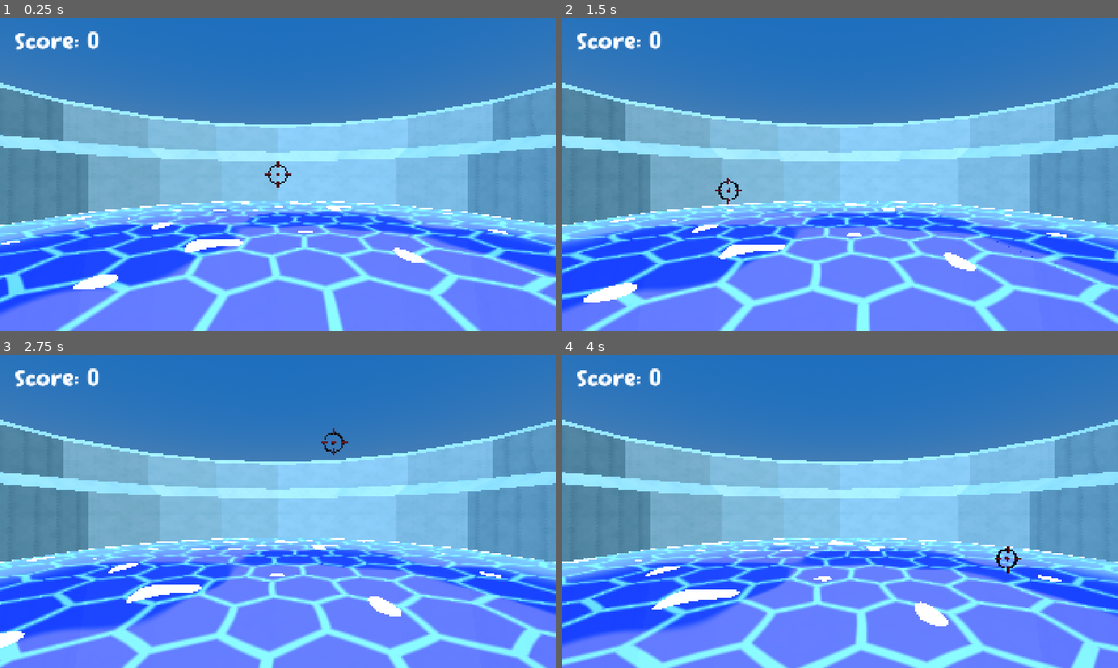
Above: before the commit, frames 1-4 (two rows, left to right).
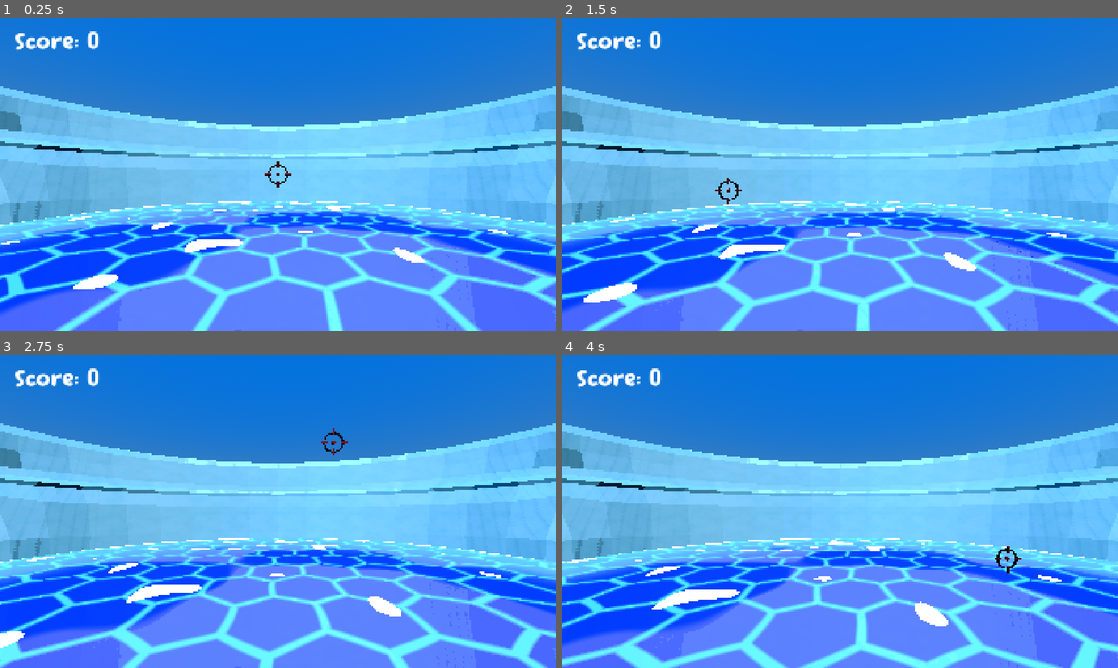
Above: after the commit, the same moments.

Repository: ashermemon/haven
Game: Godot game, scene res://game.tscn
Two runs of this game, one before a commit and one after it. Both use one fixed random seed, a clock stepped at 60 frames per second and the inputs below.
Inputs (mouse positions are in pixels of both pictures, inside the frame that each line leads up to):
- Up to frame 1 (0.25 s): no input
- Up to frame 2 (1.5 s): move the mouse to (962, 158) at 0.52 s; press the mouse at (962, 158) at 0.53 s; move the mouse to (728, 190) at 1.27 s; release the mouse at (728, 190) at 1.28 s; click (728, 190) at 1.35 s
- Up to frame 3 (2.75 s): move the mouse to (333, 442) at 2.02 s; press the mouse at (333, 442) at 2.03 s
- Up to frame 4 (4 s): move the mouse to (812, 574) at 2.77 s; release the mouse at (812, 574) at 2.78 s; click (812, 574) at 2.85 s; move the mouse to (1006, 558) at 3.52 s; press the mouse at (1006, 558) at 3.53 s

The runs differ from the first frame. In frame 1, 48% of the frame differs, in the area x 0-100%, y 0-100%; in frame 2, 49%; in frame 3, 49%; in frame 4, 49%.

Commit message:
model updates, toon deactivated

Diff:
--- a/haven/game.gdshader
+++ /dev/null
@@ -1,46 +0,0 @@
-
-shader_type spatial;
-render_mode unshaded, fog_disabled, depth_draw_never, depth_test_disabled, cull_disabled;
-
-uniform sampler2D screen_texture : hint_screen_texture, filter_linear;
-
-uniform float saturation : hint_range(0.5, 2.0) = 1.25;
-uniform float contrast : hint_range(0.5, 2.0) = 1.08;
-uniform float brightness : hint_range(0.5, 2.0) = 1.08;
-
-uniform float color_levels : hint_range(2.0, 16.0) = 6.0;
-uniform float toon_strength : hint_range(0.0, 1.0) = 0.30;
-
-uniform vec3 shadow_tint : source_color = vec3(0.94, 0.95, 1.0);
-uniform vec3 highlight_tint : source_color = vec3(1.0, 1.0, 0.92);
-uniform float tint_strength : hint_range(0.0, 1.0) = 0.10;
-
-float luminance(vec3 c) {
-    return dot(c, vec3(0.299, 0.587, 0.114));
-}
-
-void fragment() {
-    vec2 uv = SCREEN_UV;
-
-    vec3 col = texture(screen_texture, uv).rgb;
-
-    float lum = luminance(col);
-    col = mix(vec3(lum), col, saturation);
-
-    col = (col - 0.5) * contrast + 0.5;
-    col *= brightness;
-
-    float original_lum = luminance(col);
-    float quantized = floor(original_lum * (color_levels - 1.0) + 0.5)
-        / (color_levels - 1.0);
-
-    float toon_lum = mix(original_lum, quantized, toon_strength);
-
-    col *= toon_lum / max(original_lum, 0.001);
-
-    float light_mask = smoothstep(0.15, 0.85, toon_lum);
-    vec3 tint = mix(shadow_tint, highlight_tint, light_mask);
-    col = mix(col, col * tint, tint_strength);
-
-    ALBEDO = clamp(col, vec3(0.0), vec3(1.0));
-}
--- a/haven/game.tscn
+++ b/haven/game.tscn
@@ -51,11 +51,16 @@
 
 [sub_resource type="Environment" id="Environment_fc0e3"]
 background_mode = 2
+background_color = Color(0.08035093, 0.15905139, 0.17031133, 1)
+background_energy_multiplier = 1.1
 sky = SubResource("Sky_feb5d")
 ambient_light_source = 3
 ambient_light_color = Color(1, 1, 1, 1)
 ambient_light_energy = 1.5
-tonemap_exposure = 0.9
+tonemap_exposure = 0.8
+adjustment_brightness = 1.02
+adjustment_contrast = 1.03
+adjustment_saturation = 1.1
 
 [node name="GameManager" type="Node3D" unique_id=220923442]
 script = ExtResource("1_eow3j")
--- a/haven/hud.tscn
+++ b/haven/hud.tscn
@@ -2,6 +2,15 @@
 
 [ext_resource type="FontFile" uid="uid://djd7im83rtwf5" path="res://assets/fonts/Comic Kids.ttf" id="1_37p78"]
 [ext_resource type="Script" uid="uid://xlkf2okxvphx" path="res://hud.gd" id="1_64ctp"]
+[ext_resource type="Shader" uid="uid://cmpf4p4ffkw0m" path="res://toonshader.gdshader" id="3_8sq4i"]
+
+[sub_resource type="ShaderMaterial" id="ShaderMaterial_640wx"]
+shader = ExtResource("3_8sq4i")
+shader_parameter/shading_strength = 0.25
+shader_parameter/color_levels = 4.0
+shader_parameter/saturation = 1.25
+shader_parameter/contrast = 1.08
+shader_parameter/outline_strength = 0.0
 
 [node name="HUD" type="CanvasLayer" unique_id=1120462307]
 script = ExtResource("1_64ctp")
@@ -20,3 +29,14 @@
 theme_override_fonts/normal_font = ExtResource("1_37p78")
 theme_override_font_sizes/normal_font_size = 90
 text = "Score: 0"
+
+[node name="CanvasLayer" type="CanvasLayer" parent="." unique_id=1770071116]
+
+[node name="ColorRect" type="ColorRect" parent="CanvasLayer" unique_id=967326298]
+material = SubResource("ShaderMaterial_640wx")
+anchors_preset = 15
+anchor_right = 1.0
+anchor_bottom = 1.0
+grow_horizontal = 2
+grow_vertical = 2
+mouse_filter = 2
--- /dev/null
+++ b/haven/toonshader.gdshader
@@ -0,0 +1,45 @@
+
+shader_type canvas_item;
+
+uniform sampler2D SCREEN_TEXTURE : hint_screen_texture, filter_linear;
+
+uniform float shading_strength : hint_range(0.0, 1.0) = 0.25;
+uniform float color_levels : hint_range(2.0, 8.0) = 4.0;
+uniform float saturation : hint_range(0.0, 2.0) = 1.05;
+uniform float contrast : hint_range(0.5, 1.5) = 1.0;
+uniform float outline_strength : hint_range(0.0, 1.0) = 0.0;
+
+void fragment() {
+    vec3 col = texture(SCREEN_TEXTURE, SCREEN_UV).rgb;
+
+    float luminance = dot(col, vec3(0.299, 0.587, 0.114));
+
+    float levels = max(color_levels - 1.0, 1.0);
+    float stepped = floor(luminance * levels + 0.5) / levels;
+
+    float new_luminance = mix(luminance, stepped, shading_strength);
+
+    vec3 toon = col * (new_luminance / max(luminance, 0.001));
+
+    float gray = dot(toon, vec3(0.299, 0.587, 0.114));
+    toon = mix(vec3(gray), toon, saturation);
+    toon = (toon - 0.5) * contrast + 0.5;
+
+    vec2 px = SCREEN_PIXEL_SIZE;
+
+    float l = dot(texture(SCREEN_TEXTURE, SCREEN_UV - vec2(px.x, 0.0)).rgb,
+                  vec3(0.299, 0.587, 0.114));
+    float r = dot(texture(SCREEN_TEXTURE, SCREEN_UV + vec2(px.x, 0.0)).rgb,
+                  vec3(0.299, 0.587, 0.114));
+
+    float u = dot(texture(SCREEN_TEXTURE, SCREEN_UV - vec2(0.0, px.y)).rgb,
+                  vec3(0.299, 0.587, 0.114));
+    float d = dot(texture(SCREEN_TEXTURE, SCREEN_UV + vec2(0.0, px.y)).rgb,
+                  vec3(0.299, 0.587, 0.114));
+
+    float edge = abs(l-r) + abs(u-d);
+
+    toon *= 1.0 - smoothstep(0.15, 0.5, edge) * outline_strength;
+
+    COLOR = vec4(clamp(toon, 0.0, 1.0), 1.0);
+}
Binary file changed: haven/assets/models/BathTub.glb
Binary file changed: haven/assets/models/RubberDuck.glb
Not shown, removed: haven/game.gdshader.uid
Not shown, added: haven/toonshader.gdshader.uid
